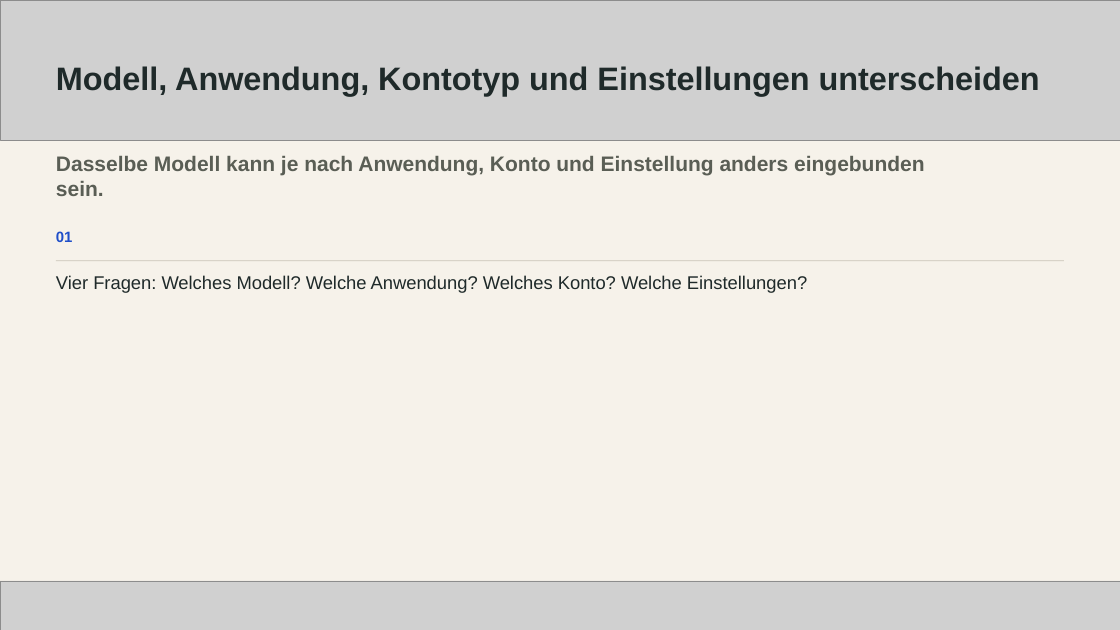
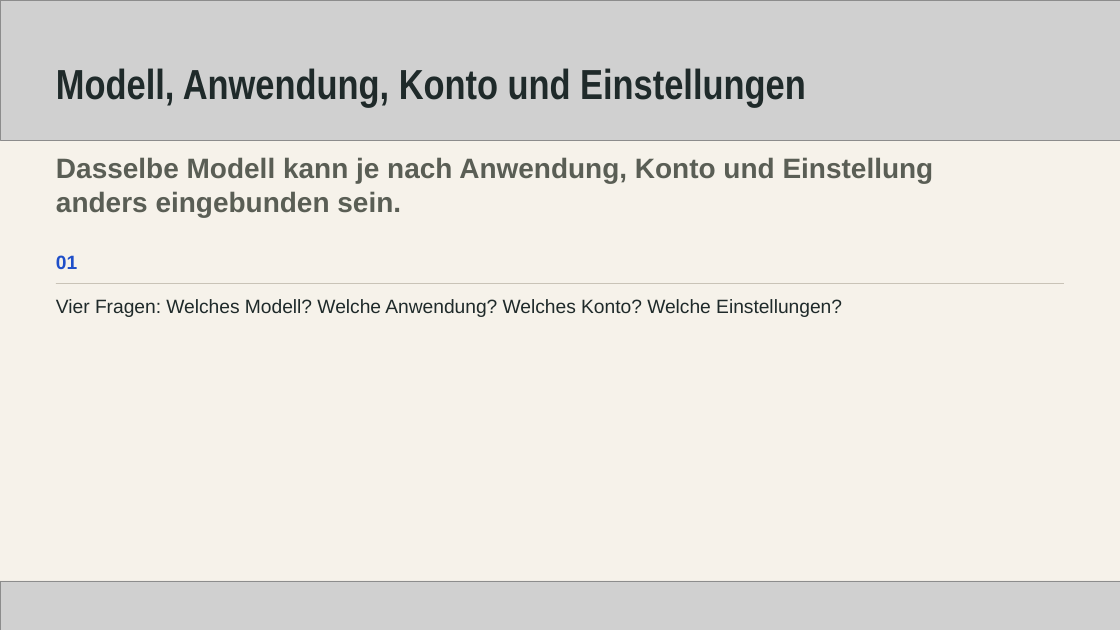
Before and after one commit to deniskaliberda/myhiwi-webseite, a slide deck: slide 9 of deliverables/ai-startklar/schulung/06-trainerfolien.pptx. Drawn at 1120x630 pixels with LibreOffice and Linux fonts; fonts in the diff are those of the drawing; grey boxes stand for pictures. Boxes give left, top, right and bottom in pixels: in the first picture for what was removed or moved away, otherwise in the second. Text is boxed around its words. In the diff, an @@ line names an element or a change of style, - is before the commit and + after.

```diff
--- a/deliverables/ai-startklar/schulung/06-trainerfolien.pptx
+++ b/deliverables/ai-startklar/schulung/06-trainerfolien.pptx
@@ text at bbox=[56, 68, 806, 108]: text changed; size 27.8 to 36 pt; font Arial to Arial Narrow @@
-Modell, Anwendung, Kontotyp und Einstellungen unterscheiden
+Modell, Anwendung, Konto und Einstellungen
@@ text "Dasselbe Modell kann je nach ..." at bbox=[56, 157, 934, 217]: size 18 to 24 pt @@
@@ text "01": place and size @@
-text "01" at bbox=[56, 231, 73, 242]
+text "01" at bbox=[56, 255, 77, 269]
@@ text "01" at bbox=[56, 255, 77, 269]: size 12.8 to 16.5 pt @@
@@ text "Vier Fragen: Welches Modell? Welche ...": place and size @@
-text "Vier Fragen: Welches Modell? Welche ..." at bbox=[56, 275, 807, 293]
+text "Vier Fragen: Welches Modell? Welche ..." at bbox=[56, 299, 842, 317]
@@ line moved from (56, 260) - (1065, 260) to (56, 284) - (1065, 284) @@
@@ text "Vier Fragen: Welches Modell? Welche ..." at bbox=[56, 299, 842, 317]: size 15.8 to 16.5 pt @@
```
Also in this commit, not shown: 39 other slides changed, 2 other files.
